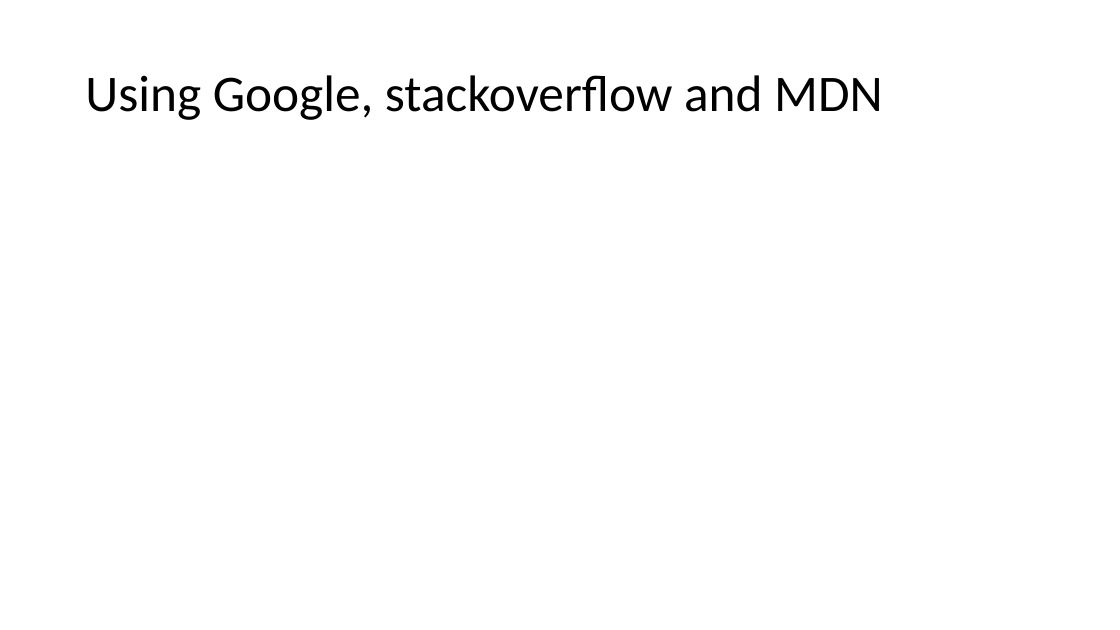
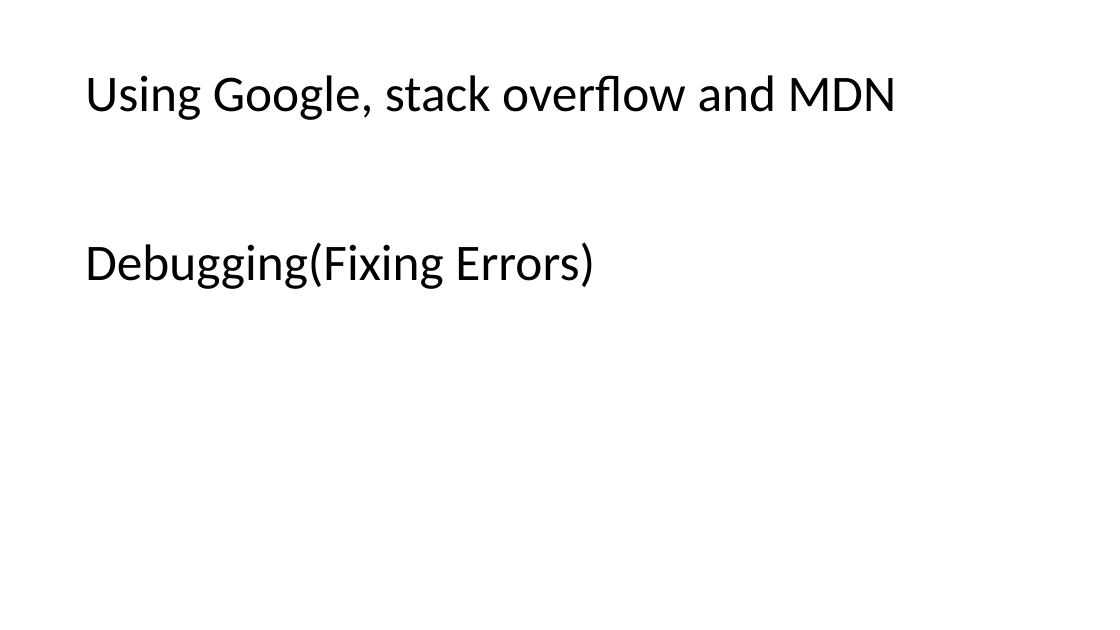
Before and after one commit to PiyushChaturvedii/Batch05, a slide deck: slide 48 of JavaScript.pptx. Drawn at 1120x630 pixels with LibreOffice and Linux fonts; fonts in the diff are those of the drawing. Boxes give left, top, right and bottom in pixels: in the first picture for what was removed or moved away, otherwise in the second. Text is boxed around its words. In the diff, an @@ line names an element or a change of style, - is before the commit and + after.

```diff
--- a/JavaScript.pptx
+++ b/JavaScript.pptx
@@ title at (x1=85, y1=75, x2=897, y2=120): spaces changed @@
-Using Google, stackoverflow and MDN
+Using Google, stack overflow and MDN
@@ text added at (x1=85, y1=242, x2=595, y2=289), 44 pt, text #000000 @@
+Debugging(Fixing Errors)
```
Also in this commit, not shown: 3 slides added, 3 other files.
